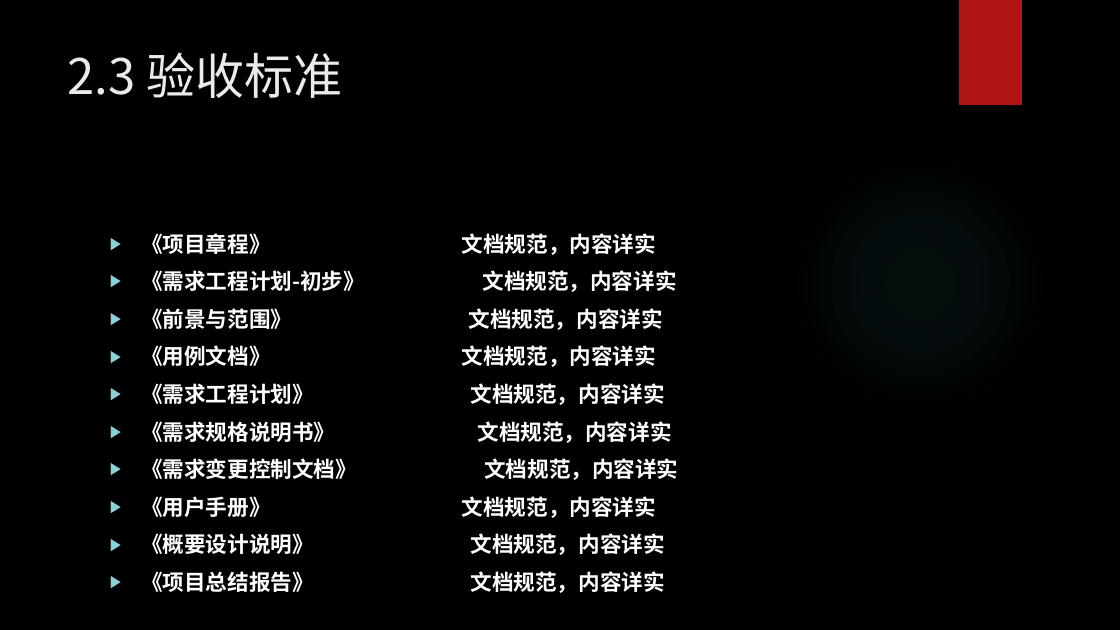
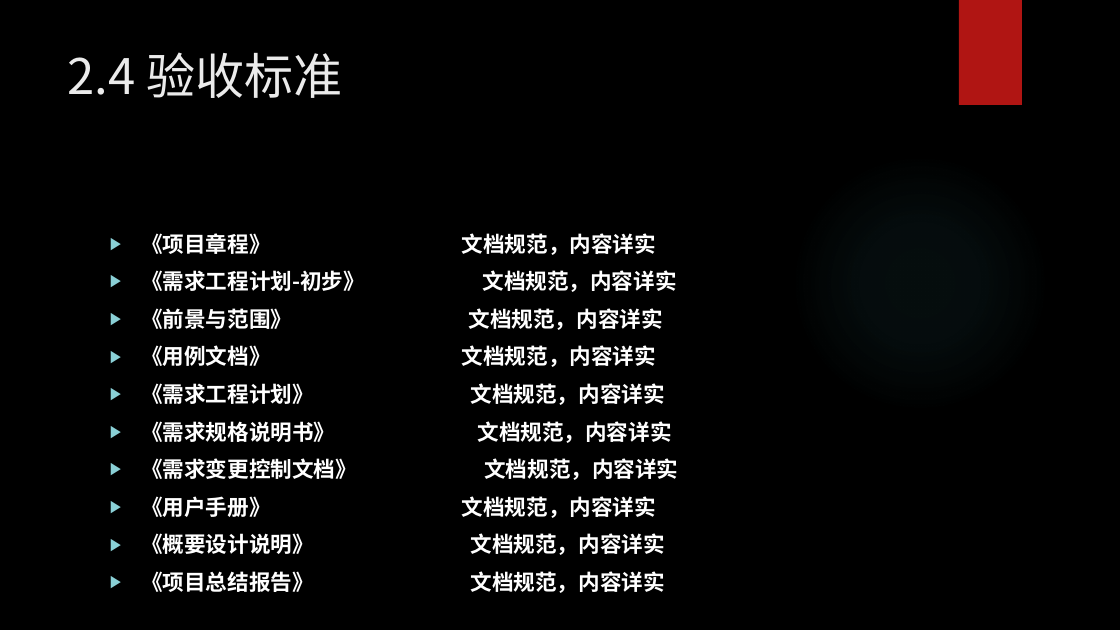
Before and after one commit to woncat/PRD2017, a slide deck: slide 13 of PRD-2017-G25-需求工程计划PPTV0.2.pptx. Drawn at 1120x630 pixels with LibreOffice and Linux fonts; fonts in the diff are those of the drawing; background and template pictures are left out. Boxes give left, top, right and bottom in pixels: in the first picture for what was removed or moved away, otherwise in the second. Text is boxed around its words. In the diff, an @@ line names an element or a change of style, - is before the commit and + after.

```diff
--- a/PRD-2017-G25-需求工程计划PPTV0.2.pptx
+++ b/PRD-2017-G25-需求工程计划PPTV0.2.pptx
@@ title at [68, 52, 343, 98]: text changed @@
-2.3 验收标准
+2.4 验收标准
```
Also in this commit, not shown: 6 other slides changed, 2 slides added, 1 slide removed, 2 other files.
